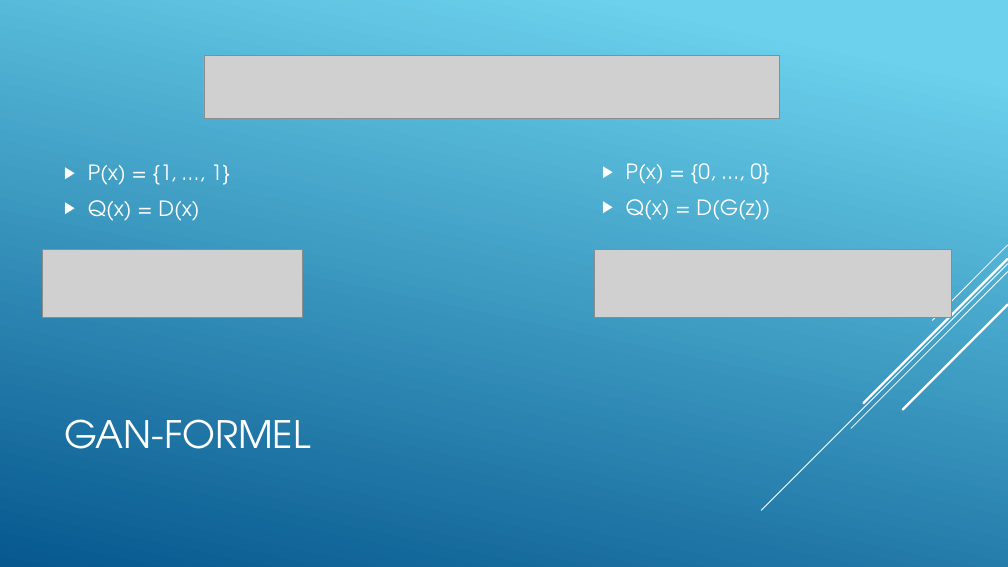
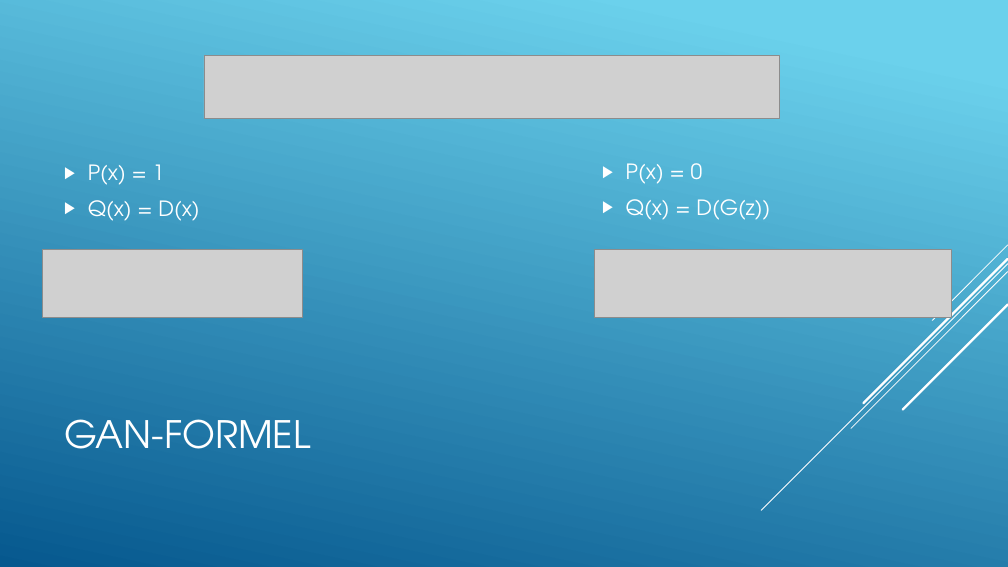
Before and after one commit to LucaRitz/informatik_seminar_gan, a slide deck: slide 20 of GAN.pptx. Drawn at 1008x567 pixels with LibreOffice and Linux fonts; fonts in the diff are those of the drawing; grey boxes stand for pictures. Boxes give left, top, right and bottom in pixels: in the first picture for what was removed or moved away, otherwise in the second. Text is boxed around its words. In the diff, an @@ line names an element or a change of style, - is before the commit and + after.

```diff
--- a/GAN.pptx
+++ b/GAN.pptx
@@ text at box(88, 164, 165, 185): text changed @@
-▶ P(x) = {1, …, 1}
+▶ P(x) = 1
@@ text at box(626, 163, 703, 184): text changed @@
-▶ P(x) = {0, …, 0}
+▶ P(x) = 0
```
Also in this commit, not shown: 1 other slide changed, 2 other files.
